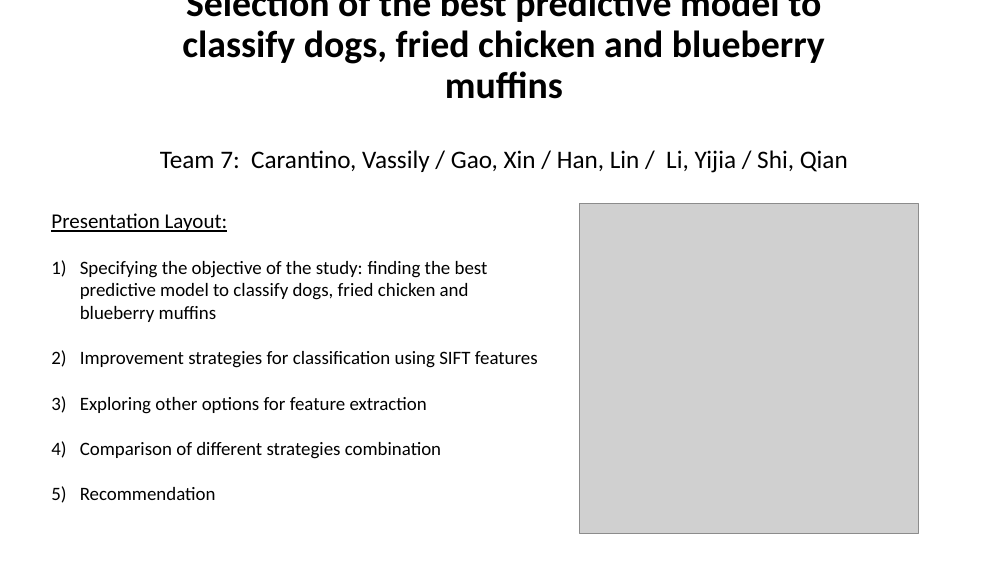
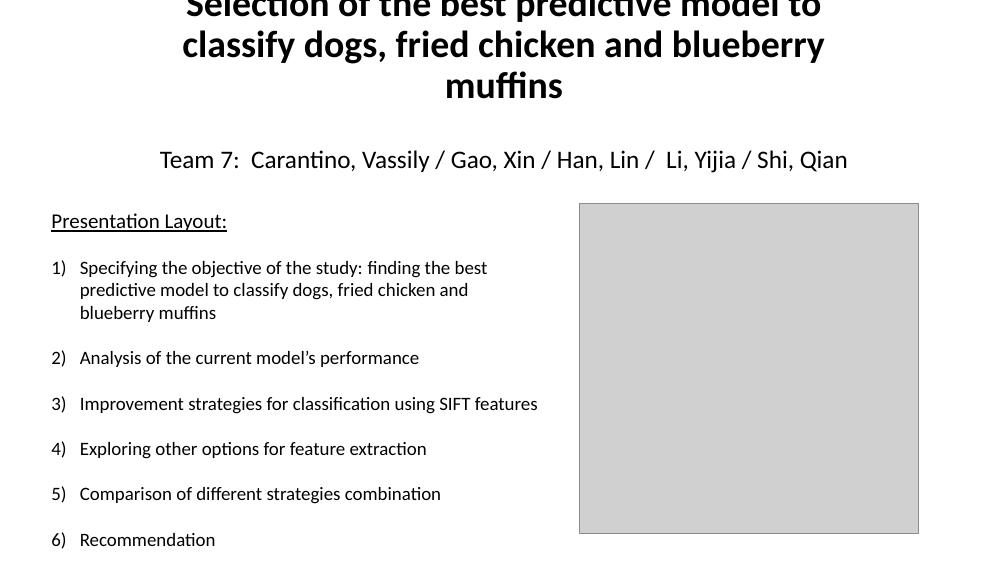
Before and after one commit to TZstatsADS/Fall2017-project3-grp7, a slide deck: slide 1 of doc/team7_presentation.pptx. Drawn at 1008x567 pixels with LibreOffice and Linux fonts; fonts in the diff are those of the drawing; grey boxes stand for pictures. Boxes give left, top, right and bottom in pixels: in the first picture for what was removed or moved away, otherwise in the second. Text is boxed around its words. In the diff, an @@ line names an element or a change of style, - is before the commit and + after.

```diff
--- a/doc/team7_presentation.pptx
+++ b/doc/team7_presentation.pptx
@@ text at bbox=[80, 351, 419, 367]: paragraph added @@
+2) Analysis of the current model’s performance
```
Also in this commit, not shown: 1 other slide changed, 4 slides added, 4 slides removed.
